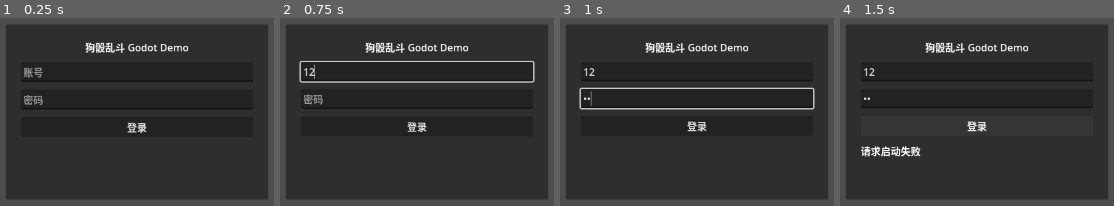
Above: before the commit, frames 1-4 (left to right).
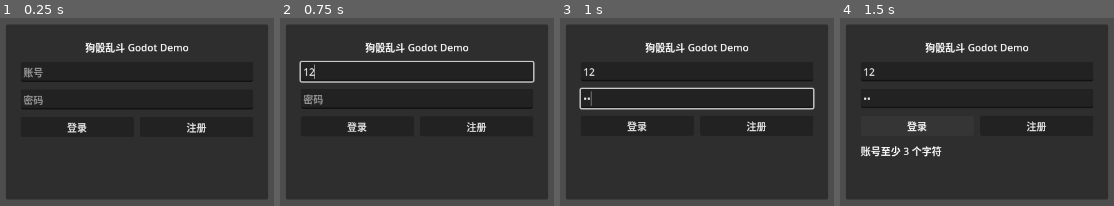
Above: after the commit, the same moments.

Repository: DerecoL/DogFight
Game: Godot game, scene res://scenes/Main.tscn
Same seed, same stepped clock (60 frames per second), same inputs: the game is played once before the commit and once after it.
Inputs (mouse positions are in pixels of both pictures, inside the frame that each line leads up to):
- Up to frame 1 (0.25 s): no input
- Up to frame 2 (0.75 s): click (417, 72) at 0.52 s; type "12" at 0.6 s
- Up to frame 3 (1 s): click (697, 98) at 0.75 s; type "12" at 0.83 s
- Up to frame 4 (1.5 s): click "登录" at 1.25 s

The runs differ from the first frame. In frame 1, 0.9% of the frame differs, in the area x 24-76%, y 55-62%; in frame 2, 0.8%; in frame 3, 0.8%; in frame 4, 1.9%, in the area x 7-76%, y 54-74%.

Commit message:
Add Godot registration entry

Diff:
--- a/godot-client/scenes/LoginScreen.tscn
+++ b/godot-client/scenes/LoginScreen.tscn
@@ -43,10 +43,23 @@
 placeholder_text = "密码"
 secret = true
 
-[node name="LoginButton" type="Button" parent="Margin/Form"]
+[node name="AuthButtons" type="HBoxContainer" parent="Margin/Form"]
+layout_mode = 2
+theme_override_constants/separation = 10
+
+[node name="LoginButton" type="Button" parent="Margin/Form/AuthButtons"]
 unique_name_in_owner = true
+custom_minimum_size = Vector2(0, 32)
 layout_mode = 2
+size_flags_horizontal = 3
 text = "登录"
+
+[node name="RegisterButton" type="Button" parent="Margin/Form/AuthButtons"]
+unique_name_in_owner = true
+custom_minimum_size = Vector2(0, 32)
+layout_mode = 2
+size_flags_horizontal = 3
+text = "注册"
 
 [node name="ErrorScroll" type="ScrollContainer" parent="Margin/Form"]
 custom_minimum_size = Vector2(0, 58)
--- a/godot-client/scripts/state/GameSession.gd
+++ b/godot-client/scripts/state/GameSession.gd
@@ -69,6 +69,13 @@
 
 func login(account: String, password: String) -> bool:
 	var response := await api.post_json(ApiRoutes.login(), {"account": account, "password": password})
+	return await _apply_auth_response(response)
+
+func register(account: String, password: String) -> bool:
+	var response := await api.post_json(ApiRoutes.register(), {"account": account, "password": password})
+	return await _apply_auth_response(response)
+
+func _apply_auth_response(response: Dictionary) -> bool:
 	if not response.ok:
 		_raise_error(str(response.error))
 		return false
--- a/godot-client/scripts/tests/api_client_smoke.gd
+++ b/godot-client/scripts/tests/api_client_smoke.gd
@@ -15,6 +15,10 @@
 		return
 	if routes_script.login() != "/auth/login":
 		push_error("ApiRoutes.login returned wrong path")
+		quit(1)
+		return
+	if routes_script.register() != "/auth/register":
+		push_error("ApiRoutes.register returned wrong path")
 		quit(1)
 		return
 	if routes_script.run_battle_start("run-1") != "/runs/run-1/battle/start":
@@ -64,6 +68,17 @@
 		push_error("ApiTypes.string_value returned wrong value")
 		quit(1)
 		return
+	var login_scene := load("res://scenes/LoginScreen.tscn")
+	if login_scene == null:
+		push_error("LoginScreen scene failed to load")
+		quit(1)
+		return
+	var login_screen = login_scene.instantiate()
+	if login_screen.get_node_or_null("%RegisterButton") == null:
+		push_error("LoginScreen must expose RegisterButton")
+		quit(1)
+		return
+	login_screen.free()
 	api.free()
 	node.free()
 	quit(0)
--- a/godot-client/scripts/ui/LoginScreen.gd
+++ b/godot-client/scripts/ui/LoginScreen.gd
@@ -5,6 +5,7 @@
 @onready var account_input: LineEdit = %AccountInput
 @onready var password_input: LineEdit = %PasswordInput
 @onready var login_button: Button = %LoginButton
+@onready var register_button: Button = %RegisterButton
 @onready var error_label: Label = %ErrorLabel
 
 var session: Node
@@ -19,15 +20,32 @@
 func _ready() -> void:
 	if not login_button.pressed.is_connected(_on_login_pressed):
 		login_button.pressed.connect(_on_login_pressed)
+	if not register_button.pressed.is_connected(_on_register_pressed):
+		register_button.pressed.connect(_on_register_pressed)
 
 func _on_login_pressed() -> void:
+	await _submit_auth("login")
+
+func _on_register_pressed() -> void:
+	await _submit_auth("register")
+
+func _submit_auth(action: String) -> void:
 	error_label.text = ""
-	if session == null or not session.has_method("login"):
+	if session == null or not session.has_method(action):
 		error_label.text = "登录会话未初始化"
 		return
+	var account := account_input.text.strip_edges()
+	if account.length() < 3:
+		error_label.text = "账号至少 3 个字符"
+		return
+	if password_input.text.length() < 6:
+		error_label.text = "密码至少 6 个字符"
+		return
 	login_button.disabled = true
-	var ok: bool = await session.login(account_input.text.strip_edges(), password_input.text)
+	register_button.disabled = true
+	var ok: bool = await session.call(action, account, password_input.text)
 	login_button.disabled = false
+	register_button.disabled = false
 	if ok:
 		login_succeeded.emit()
 
